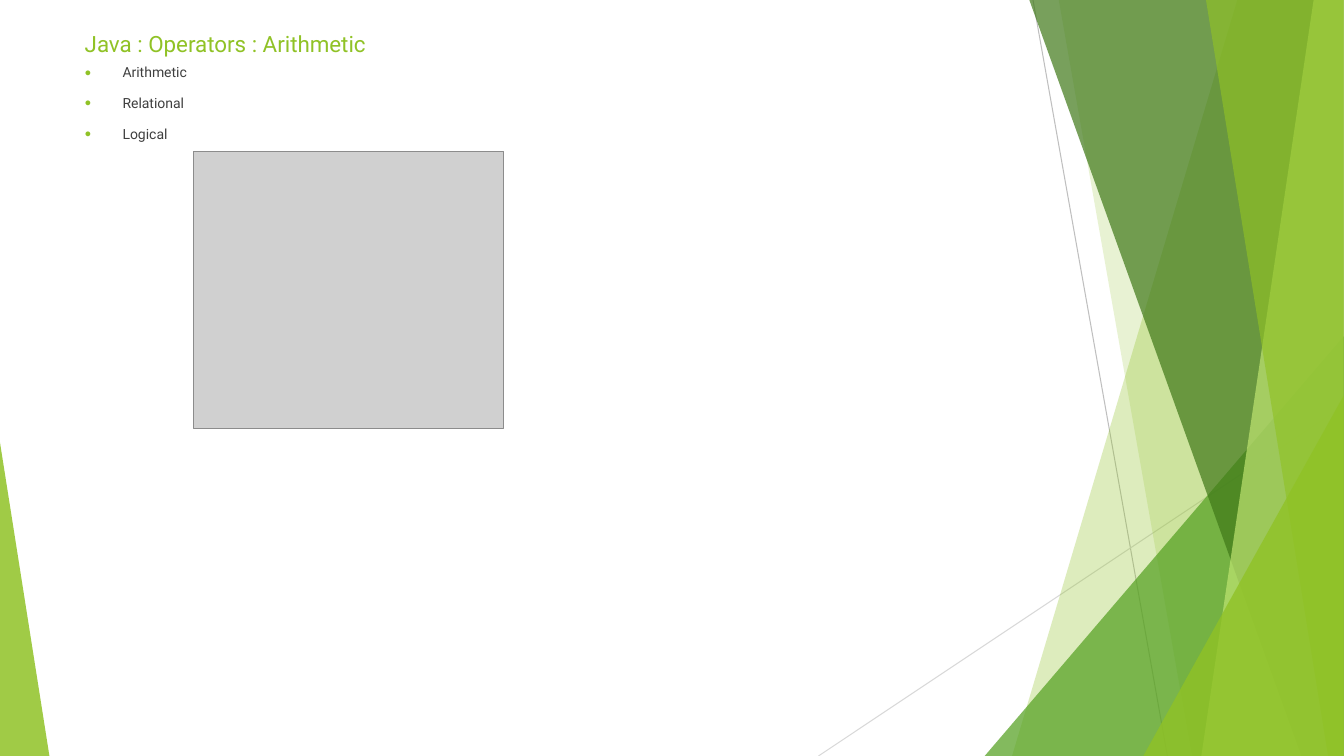
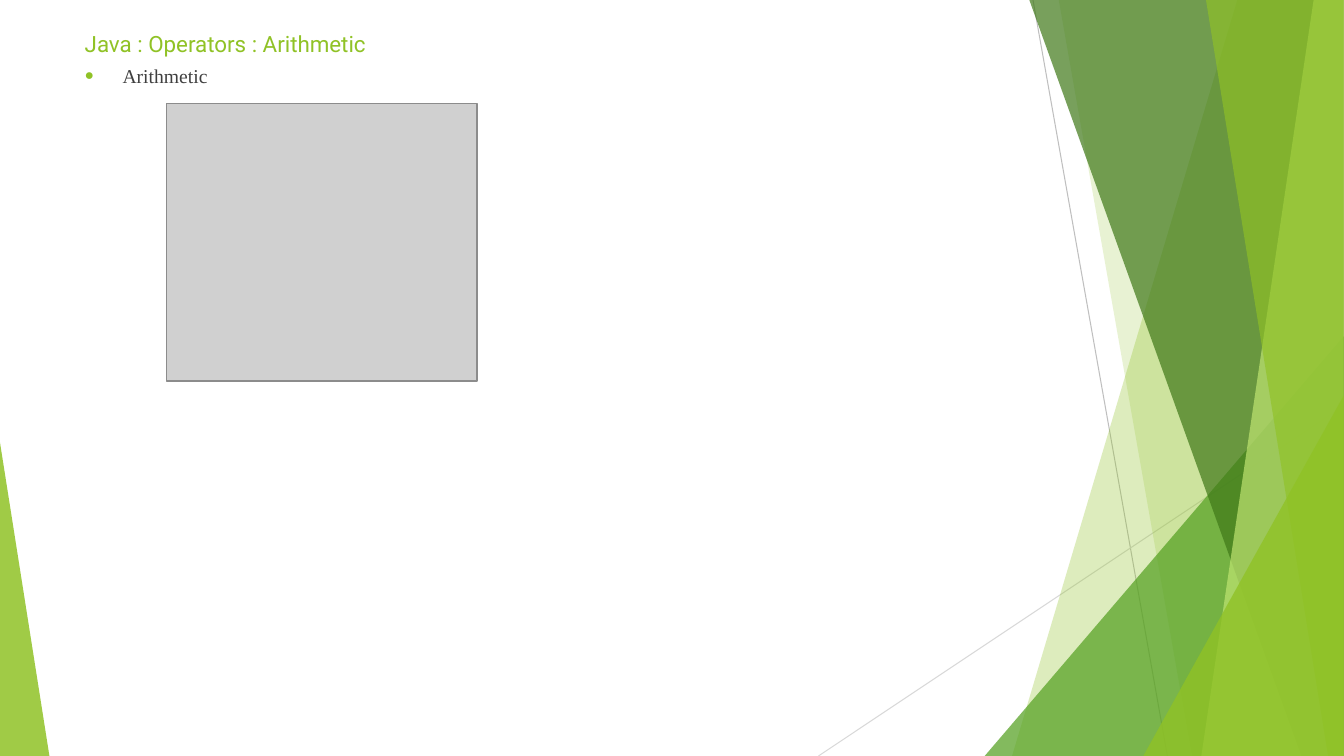
Before and after one commit to sidissir/mk-java-training, a slide deck: slide 9 of AutomationPPT.pptx. Drawn at 1344x756 pixels with LibreOffice and Linux fonts; fonts in the diff are those of the drawing; grey boxes stand for pictures. Boxes give left, top, right and bottom in pixels: in the first picture for what was removed or moved away, otherwise in the second. Text is boxed around its words. In the diff, an @@ line names an element or a change of style, - is before the commit and + after.

Commit message:
Java day 5

```diff
--- a/AutomationPPT.pptx
+++ b/AutomationPPT.pptx
@@ text "Arithmetic" at (123, 69, 208, 83): size 10 to 14 pt, font Roboto to Times New Roman @@
@@ text at (123, 97, 185, 142): paragraphs removed @@
-● Relational
-● Logical
@@ picture: place and size @@
-picture at (194, 151, 504, 429)
+picture at (166, 104, 477, 381)
```
Also in this commit, not shown: 22 other slides changed, 2 slides added, 1 slide removed, 9 other files.
